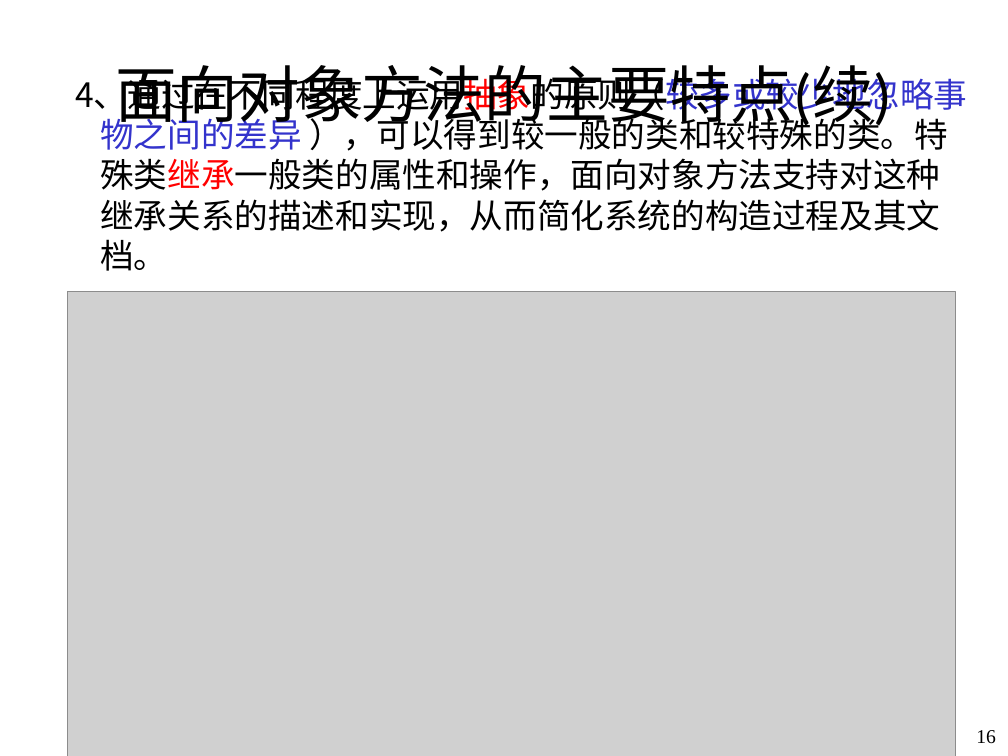
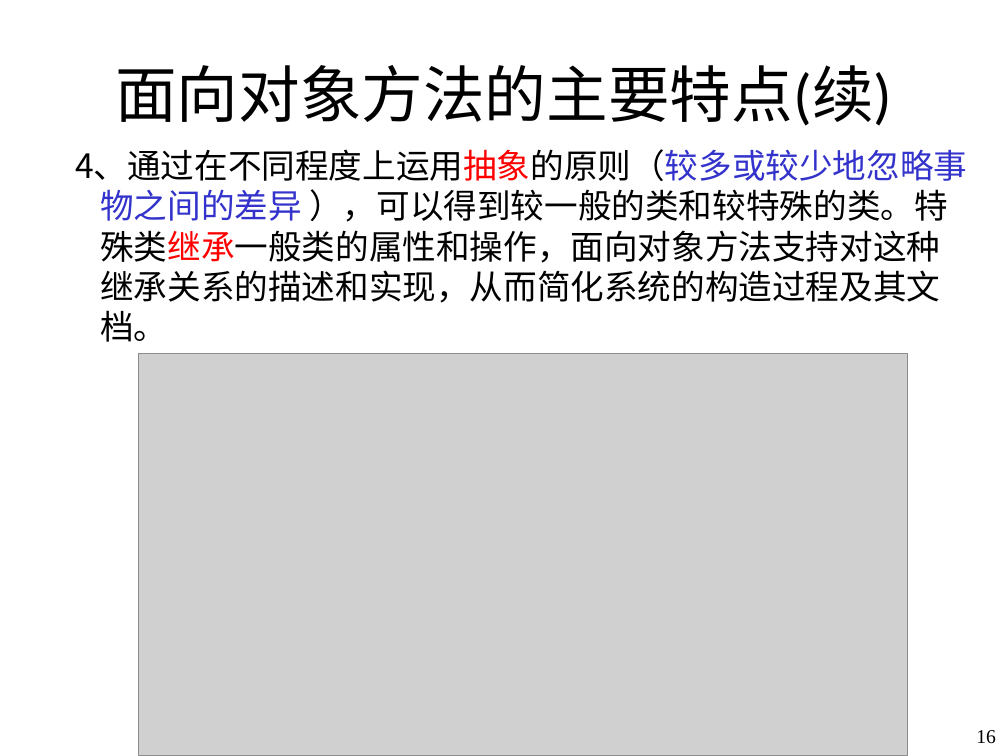
Before and after one commit to zeemeil/zeemeil.github.io, a slide deck: slide 17 of files/2025_1_SE/0421_SE_chapter9_OOP.pptx. Drawn at 1008x756 pixels with LibreOffice and Linux fonts; fonts in the diff are those of the drawing; grey boxes stand for pictures; background and template pictures are left out. Boxes give left, top, right and bottom in pixels: in the first picture for what was removed or moved away, otherwise in the second. Text is boxed around its words. In the diff, an @@ line names an element or a change of style, - is before the commit and + after.

```diff
--- a/files/2025_1_SE/0421_SE_chapter9_OOP.pptx
+++ b/files/2025_1_SE/0421_SE_chapter9_OOP.pptx
@@ text "4、通过在不同程度上运用抽象的原则（较多或较少地忽略事物之间的差异 ），可以得到较一般的类和较特殊的类。特殊类继承一般类 ..." rewrapped from (x1=75, y1=72, x2=967, y2=271) to (x1=75, y1=149, x2=967, y2=342) @@
@@ picture resized from (x1=68, y1=291, x2=956, y2=756) to (x1=139, y1=353, x2=908, y2=756) @@
```
Also in this commit, not shown: 3 other slides changed, 6 other files.
